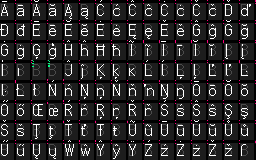
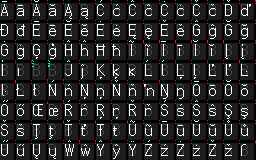
Layer changes from the first 256 × 160 image to the second:
painted on "Glyphs" over left=114, top=68, right=135, bottom=75
